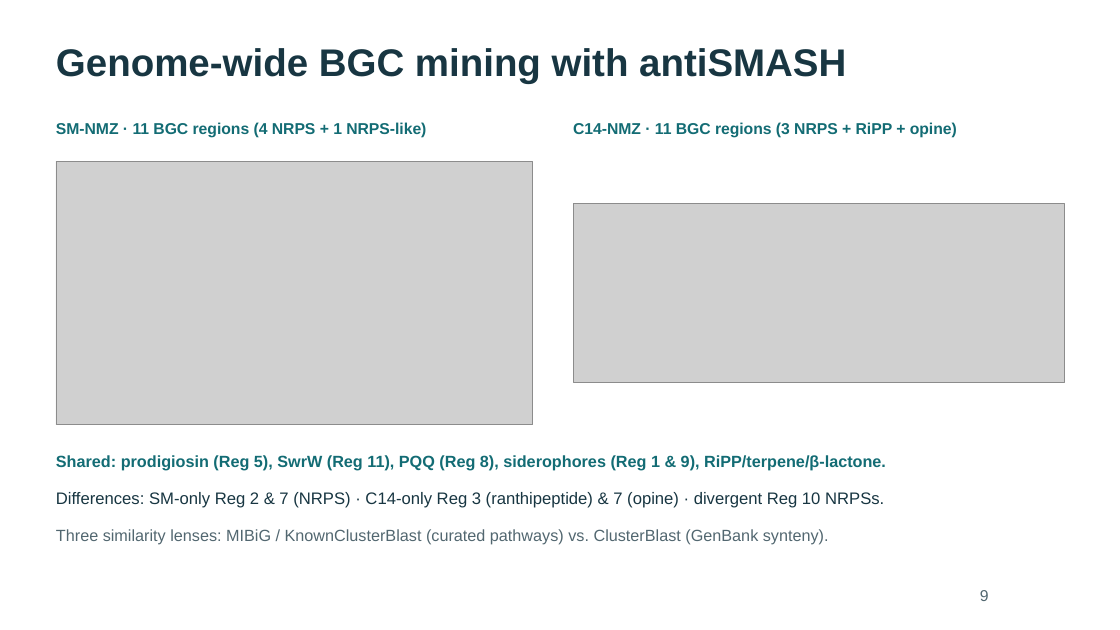
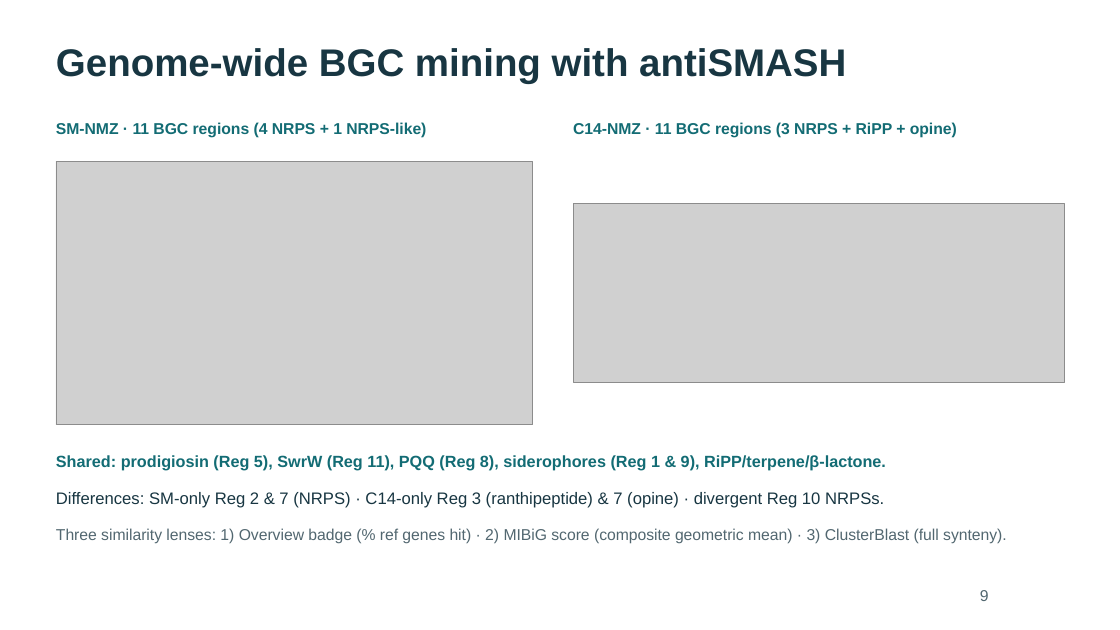
Before and after one commit to WhyAdr/sm-manu, a slide deck: slide 9 of explainer/NMZ-Serratia-genomics-explainer-2026-10-20.pptx. Drawn at 1120x630 pixels with LibreOffice and Linux fonts; fonts in the diff are those of the drawing; grey boxes stand for pictures. Boxes give left, top, right and bottom in pixels: in the first picture for what was removed or moved away, otherwise in the second. Text is boxed around its words. In the diff, an @@ line names an element or a change of style, - is before the commit and + after.

Commit message:
Add serratamolide chemistry and pan-proteome slides (44-slide deck); alt text, 3-lens antiSMASH slide, aromatic split; soften absence claims; rebuild PPTX/PDFs

```diff
--- a/explainer/NMZ-Serratia-genomics-explainer-2026-10-20.pptx
+++ b/explainer/NMZ-Serratia-genomics-explainer-2026-10-20.pptx
@@ text at box(56, 528, 1007, 544): text changed; size 13.9 to 13.5 pt @@
-Three similarity lenses: MIBiG / KnownClusterBlast (curated pathways) vs. ClusterBlast (GenBank synteny).
+Three similarity lenses: 1) Overview badge (% ref genes hit) · 2) MIBiG score (composite geometric mean) · 3) ClusterBlast (full synteny).
```
Also in this commit, not shown: 19 other slides changed, 5 slides added, 1 slide removed, 12 other files.
